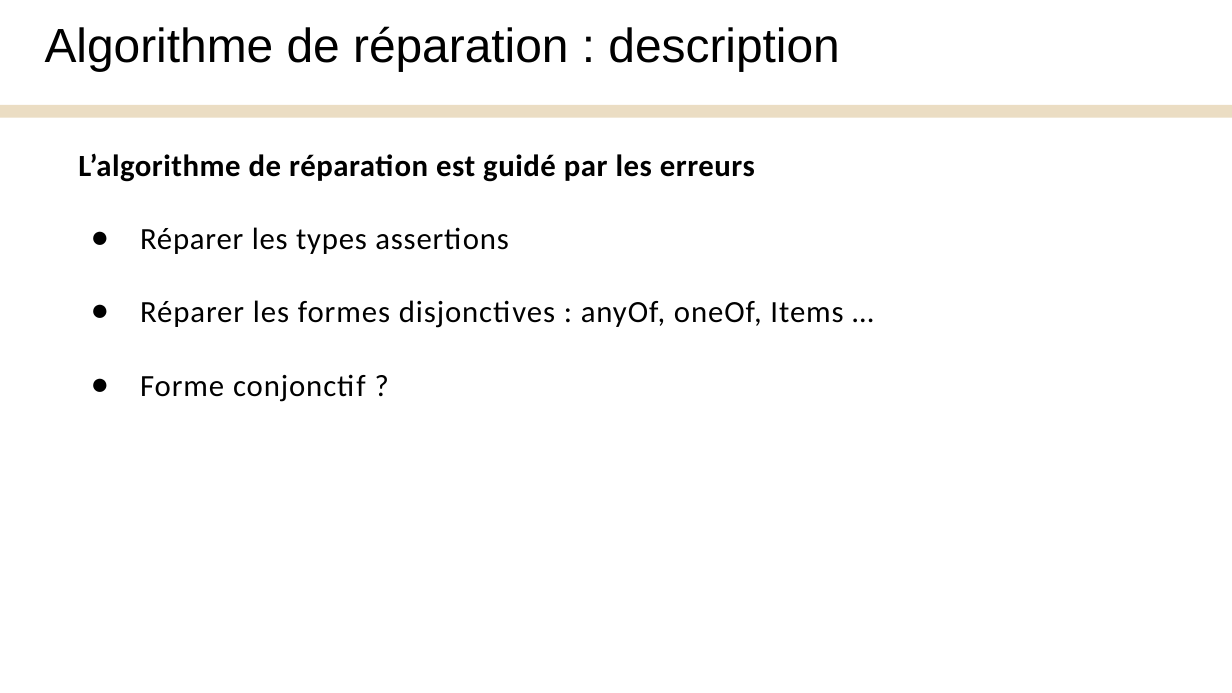
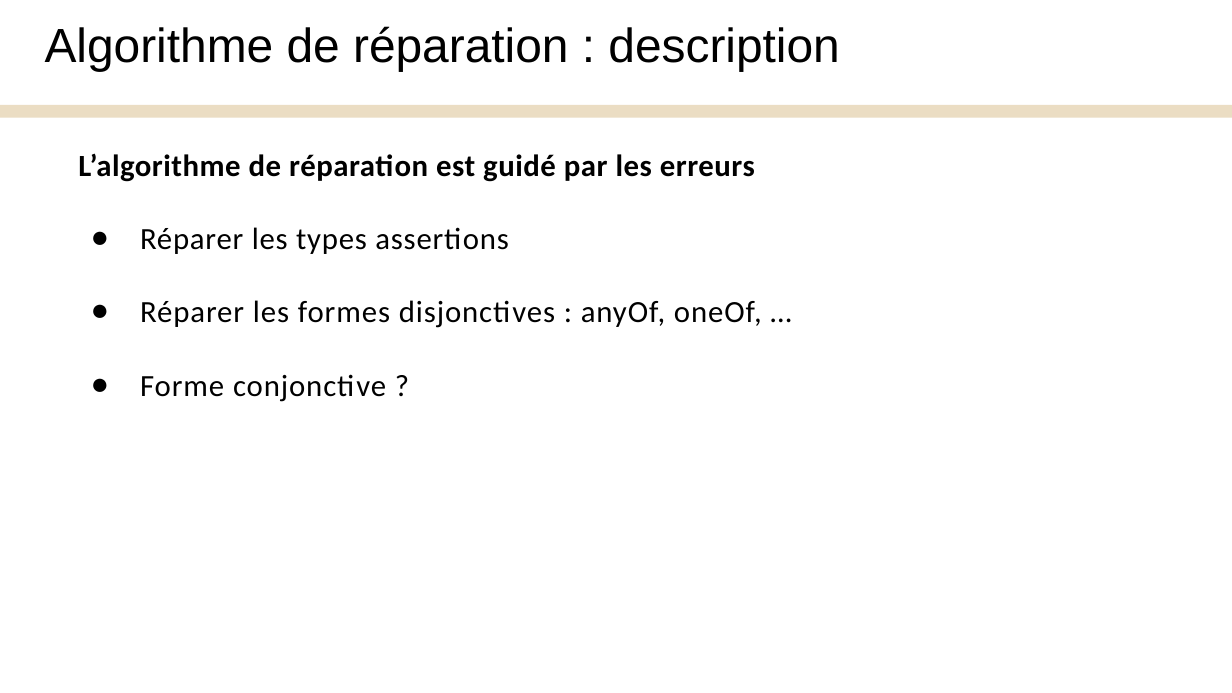
Before and after one commit to Yanis540/PSTL-M1, a slide deck: slide 25 of rapport/Présentation_Finale.pptx. Drawn at 1232x693 pixels with LibreOffice and Linux fonts; fonts in the diff are those of the drawing. Boxes give left, top, right and bottom in pixels: in the first picture for what was removed or moved away, otherwise in the second. Text is boxed around its words. In the diff, an @@ line names an element or a change of style, - is before the commit and + after.

```diff
--- a/rapport/Présentation_Finale.pptx
+++ b/rapport/Présentation_Finale.pptx
@@ text at [140, 300, 762, 402]: text changed @@
-● Réparer les formes disjonctives : anyOf, oneOf, Items …
-● Forme conjonctif ?
+● Réparer les formes disjonctives : anyOf, oneOf, …
+● Forme conjonctive ?
```
Also in this commit, not shown: 15 other slides changed, 1 slide added, 1 slide removed, 2 other files.
